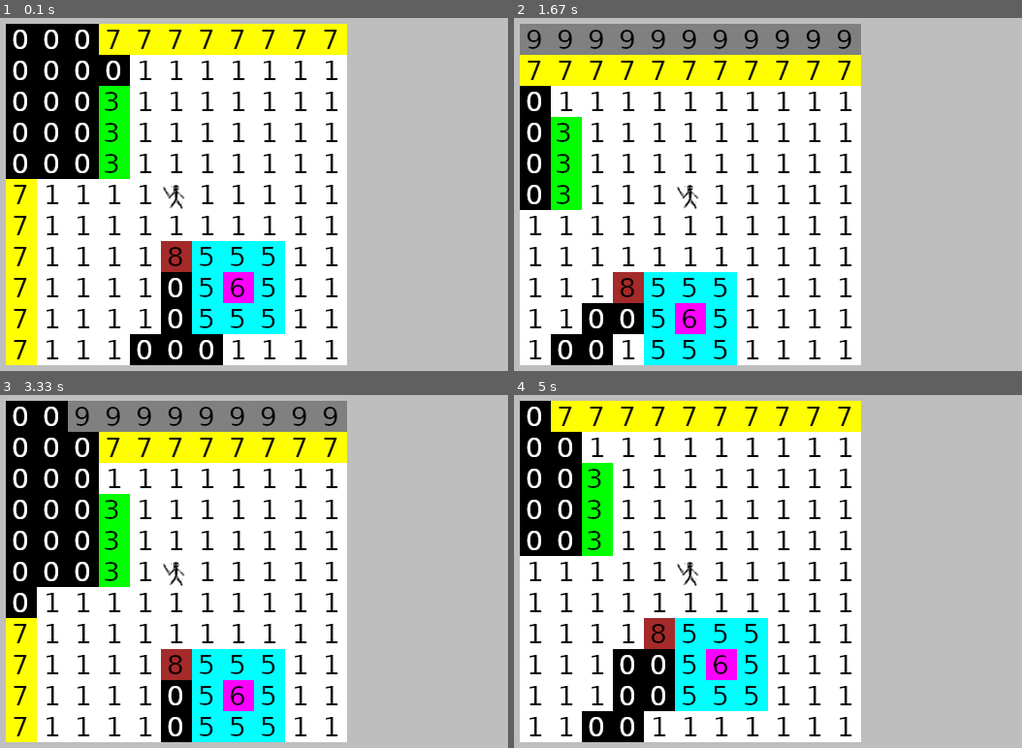
Above: before the commit, frames 1-4 (two rows, left to right).
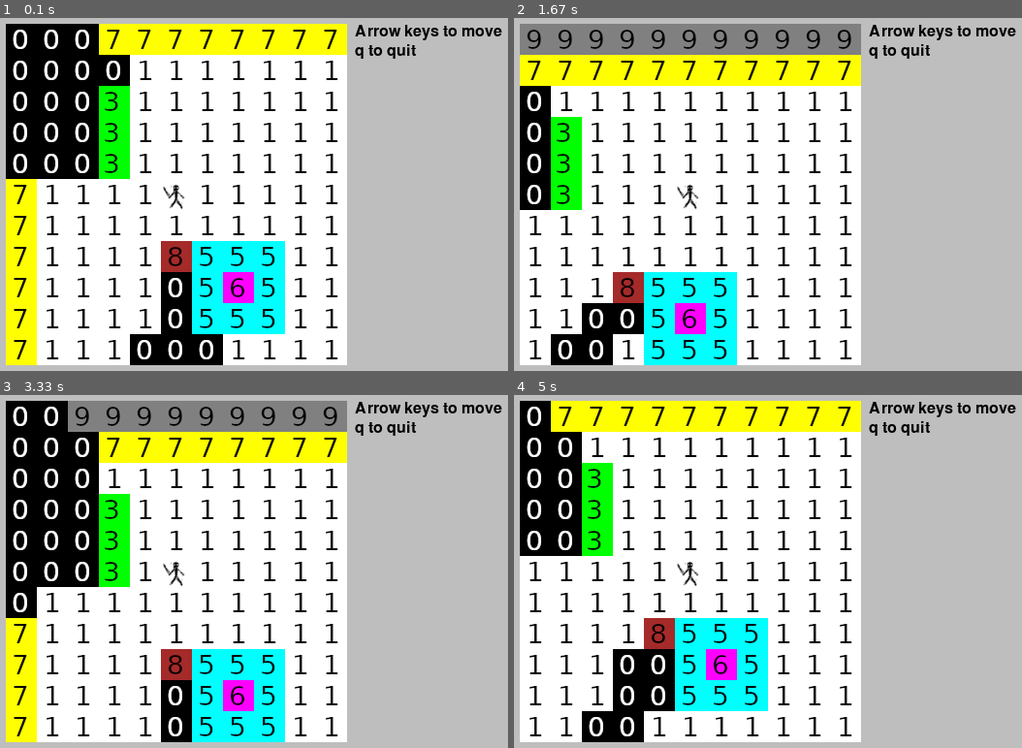
Above: after the commit, the same moments.

Repository: josh-reynolds/Python
Game: pygame game, started from pygame/nulltima/demo.py
The game is run twice, just before and just after one commit, with the same random seed, the same clock (stepped at 60 frames per second) and the same inputs.
Inputs:
- Up to frame 1 (0.1 s): no input
- Up to frame 2 (1.67 s): hold Right 0.33-0.8 s; hold Up 0.83-1.13 s; hold Right 1.17-1.63 s
- Up to frame 3 (3.33 s): hold Left 1.67-2.2 s; hold Down 2.23-2.53 s; hold Left 2.57-2.97 s; hold Up from 3 s (still down)
- Up to frame 4 (5 s): release Up at 3.37 s; hold Right 3.4-4.03 s; hold Down 4.07-4.43 s; hold Left 4.47-4.93 s; hold Right from 4.97 s (still down)

The runs differ from the first frame. In frame 1, 0.7% of the frame differs, in the area x 69-99%, y 1-12%; in frame 2, 0.7%; in frame 3, 0.7%; in frame 4, 0.7%.

Commit message:
Adding Text class to game module, and incorporating into Demo Level - at parity with previous version now

Diff:
--- a/pygame/nulltima/demo.py
+++ b/pygame/nulltima/demo.py
@@ -5,11 +5,14 @@
     def __init__(self):
         super().__init__()
 
-        Level()
+        Level(caption="<====!~ NulltimA ~!====>")
+
         g = grid(11, 11, 60, 60, 32, 32)
         g.world.open_file("large_world.txt")
+        self.level.nodes.append(g)
 
-        self.level.nodes.append(g)
+        Text('Arrow keys to move', pos=(420, 60))
+        Text('q to quit', pos=(420, 80))
 
 if __name__ == '__main__':
     Demo().run()
--- a/pygame/nulltima/game.py
+++ b/pygame/nulltima/game.py
@@ -1,5 +1,34 @@
 import pygame
 from pygame.locals import *
+
+class Text:
+    def __init__(self, text, pos, **options):
+        self.text = text
+        self.pos = pos
+
+        Game.level.nodes.append(self)
+
+        self.fontname = None
+        self.fontsize = 24
+        self.fontcolor = Color('black')
+
+        if options:
+            for key,value in options.items():
+                self.__dict__[key] = value
+
+        self.set_font()
+        self.render()
+
+    def set_font(self):
+        self.font = pygame.font.Font(self.fontname, self.fontsize)
+
+    def render(self):
+        self.img = self.font.render(self.text, True, self.fontcolor)
+        self.rect = self.img.get_rect()
+        self.rect.topleft = self.pos
+
+    def draw(self, screen):
+        Game.screen.blit(self.img, self.rect)
 
 class Level:
     options = {
